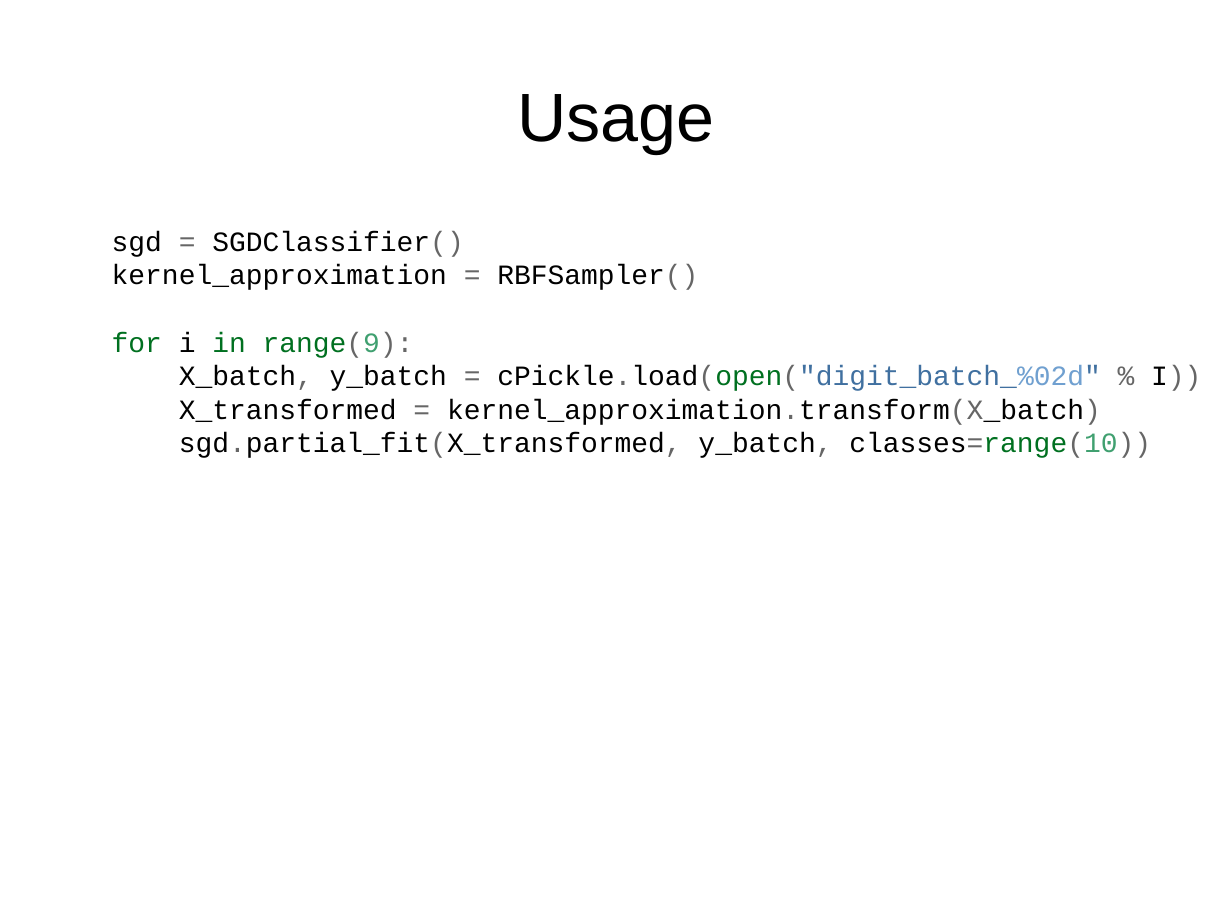
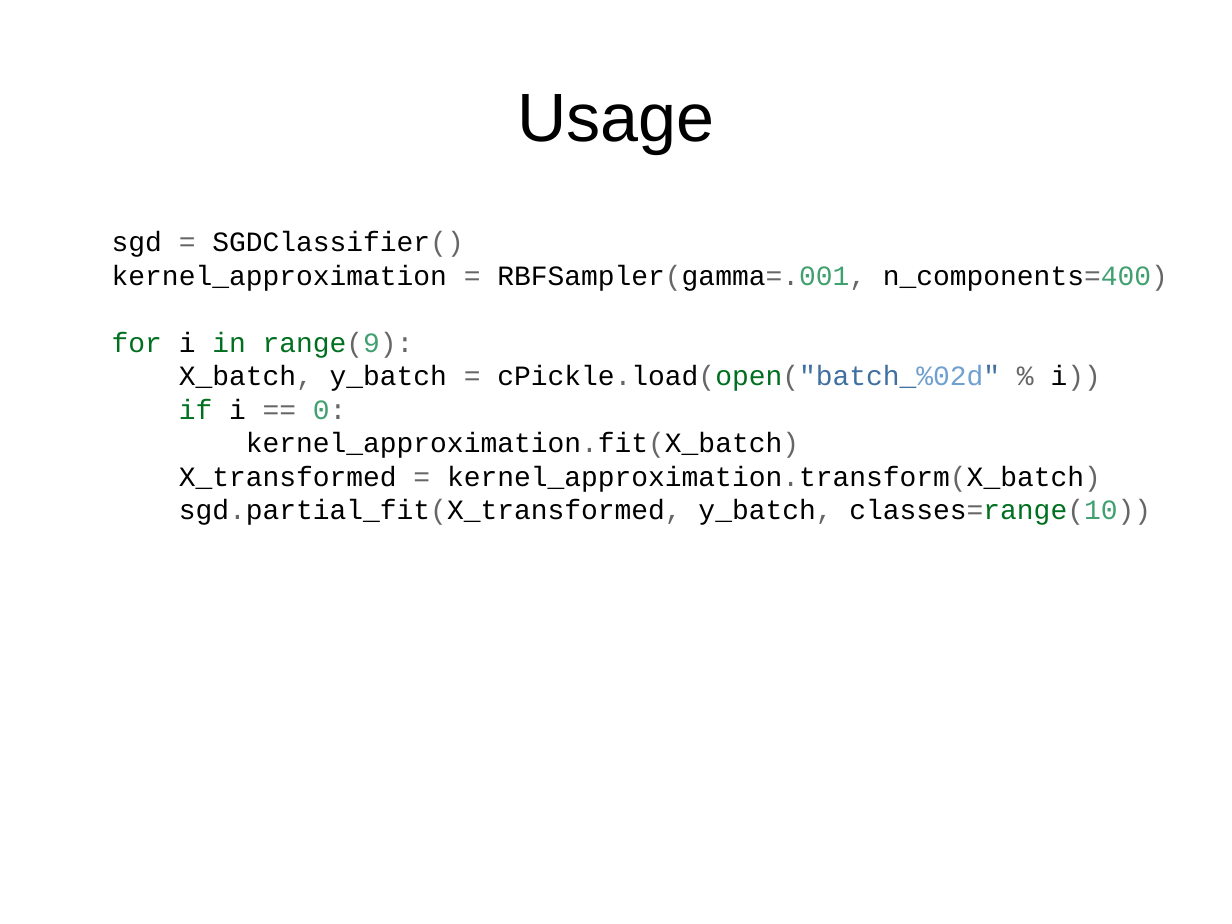
Before and after one commit to amueller/pydata-nyc-advanced-sklearn, a slide deck: slide 63 of presentation.odp. Drawn at 1232x924 pixels with LibreOffice and Linux fonts; fonts in the diff are those of the drawing. Boxes give left, top, right and bottom in pixels: in the first picture for what was removed or moved away, otherwise in the second. Text is boxed around its words. In the diff, an @@ line names an element or a change of style, - is before the commit and + after.

Commit message:
update presentation

```diff
--- a/presentation.odp
+++ b/presentation.odp
@@ text at [112,265,1168,291]: text changed @@
-kernel_approximation = RBFSampler()
+kernel_approximation = RBFSampler(gamma=.001, n_components=400)
@@ text at [179,365,1101,458]: text changed @@
-X_batch, y_batch = cPickle.load(open("digit_batch_%02d" % I))
+X_batch, y_batch = cPickle.load(open("batch_%02d" % i))
+if i == 0:
+kernel_approximation.fit(X_batch)
@@ text at [179,466,1101,492]: text colour #666666 to #000000 in "kernel_approximation.transform(X_batch)" @@
```
Also in this commit, not shown: 11 other slides changed, 3 slides added, 2 slides removed.
